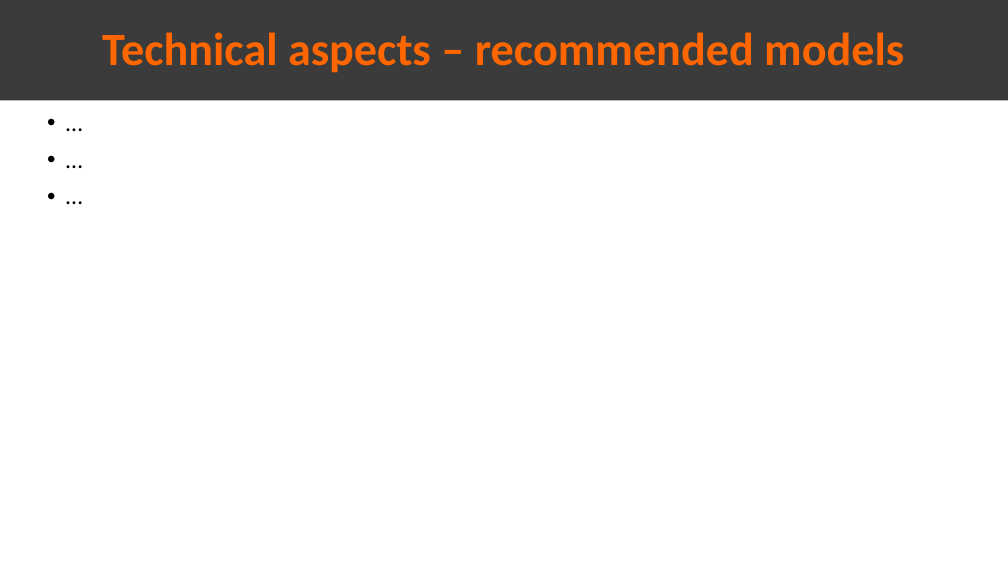
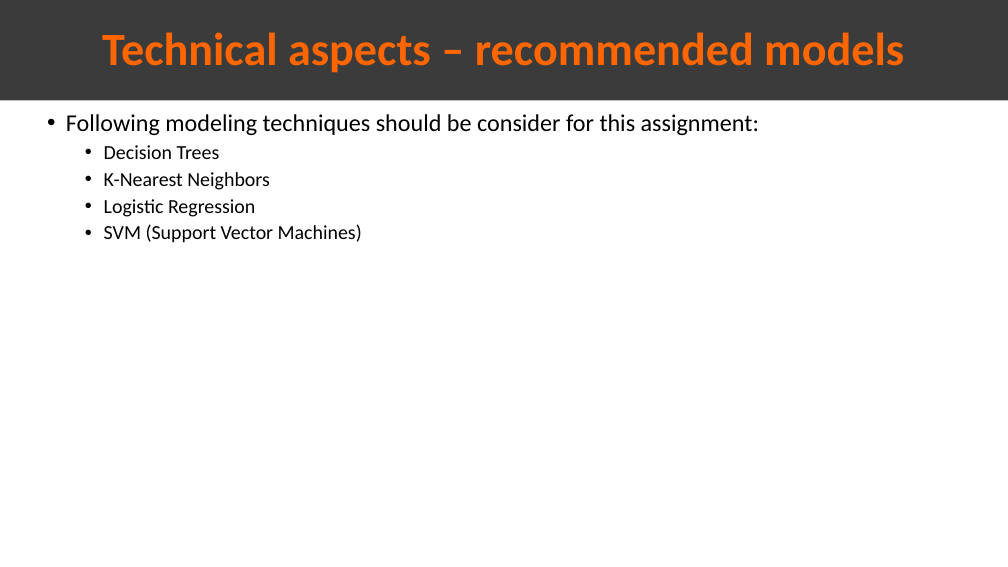
Before and after one commit to Omar-Safwat/HealthCare_project, a slide deck: slide 12 of Week_11/Presentation_EDA.pptx (slide 11 before the commit). Drawn at 1008x567 pixels with LibreOffice and Linux fonts; fonts in the diff are those of the drawing. Boxes give left, top, right and bottom in pixels: in the first picture for what was removed or moved away, otherwise in the second. Text is boxed around its words. In the diff, an @@ line names an element or a change of style, - is before the commit and + after.

```diff
--- a/Week_11/Presentation_EDA.pptx
+++ b/Week_11/Presentation_EDA.pptx
@@ text at (66, 114, 759, 243): text changed; size 23 to 19 pt @@
-• …
-• …
-• …
+• Following modeling techniques should be consider for this assignment:
+  • Decision Trees
+  • K-Nearest Neighbors
+  • Logistic Regression
+  • SVM (Support Vector Machines)
```
Also in this commit, not shown: 3 other slides changed, 1 slide added, 6 other files.
